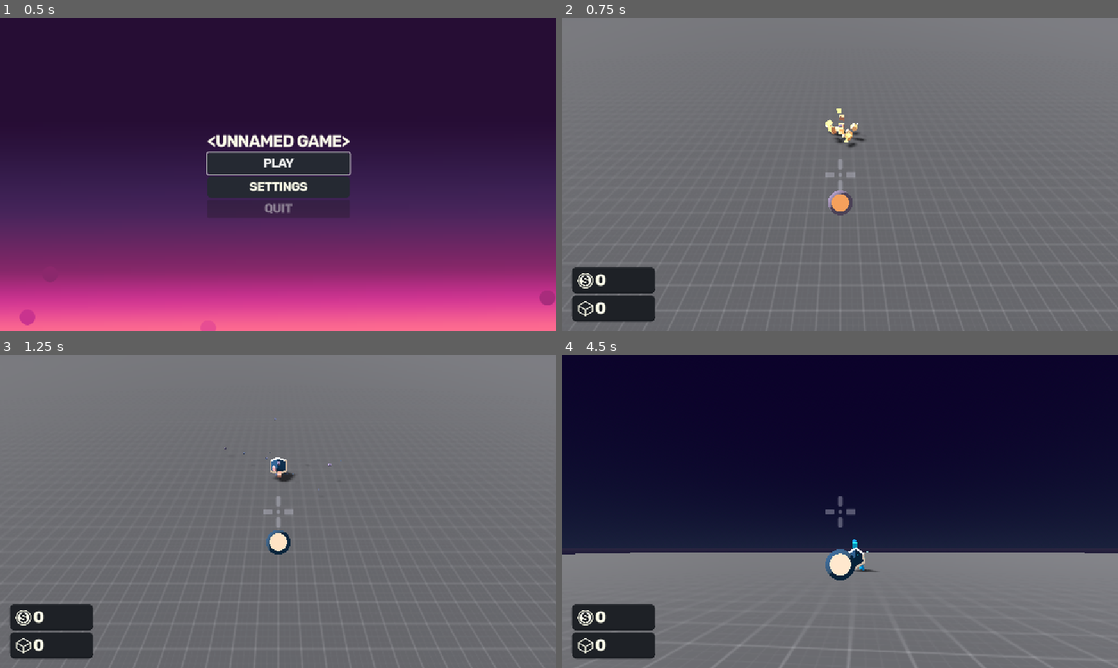
Above: before the commit, frames 1-4 (two rows, left to right).
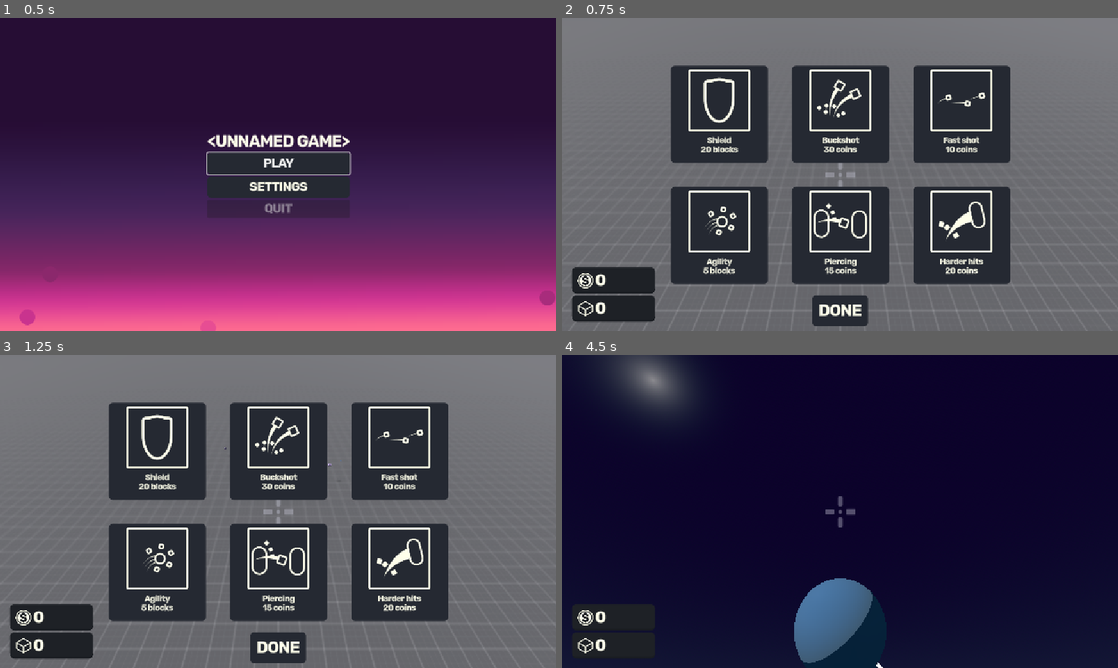
Above: after the commit, the same moments.

Repository: cookie1170/pirate-software-jam
Game: Godot game, scene res://common/scenes/game.tscn
Two runs of this game, one before a commit and one after it. Both use one fixed random seed, a clock stepped at 60 frames per second and the inputs below. The engine's default icon, where the game draws it, is replaced by a stand-in: a white triangle on a blue panel in a dark square.
Inputs (mouse positions are in pixels of both pictures, inside the frame that each line leads up to):
- Up to frame 1 (0.5 s): no input
- Up to frame 2 (0.75 s): click "PLAY" at 0.5 s
- Up to frame 3 (1.25 s): no input
- Up to frame 4 (4.5 s): click (840, 646) at 1.25 s, where only the run after the commit has a clickable "DONE"; tap Enter at 2 s; move the mouse to (867, 511) at 2.02 s; press the mouse at (867, 511) at 2.03 s; hold Up (ui_up) from 2.03 s (still down); tap Space (jump) at 2.27, 3.02 s; move the mouse to (812, 511) at 2.77 s; release the mouse at (812, 511) at 2.78 s; tap W (forw) at 2.85 s; move the mouse to (851, 505) at 3.52 s; tap O at 3.6 s; move the mouse to (834, 517) at 4.27 s; tap U at 4.35 s

Frame 1 is identical in both runs. In frame 2, 33% of the frame differs, in the area x 19-81%, y 15-99%; in frame 3, 33%; in frame 4, 41%, in the area x 0-100%, y 0-100%.

Commit message:
nerfed harder hits

Diff:
--- a/common/upgrades/upgrade_resources/harderhits.tres
+++ b/common/upgrades/upgrade_resources/harderhits.tres
@@ -8,15 +8,15 @@
 attack_speed_change = 0.0
 bullet_amt_change = 0
 bullet_save_chance = 0.0
-damage_increase = 5
+damage_increase = 1
 move_speed_increase = 0.0
 pierce_increase = 0
 accuracy_change = 0.0
-knockback_change = 2.5
+knockback_change = 1.0
 defense = 0
 price_type = "coins"
 price = 20
 name = "Harder hits"
 icon = ExtResource("1_ylce2")
-tooltip = "Increases your damage (+5) and knockback (+2.5)"
+tooltip = "Increases your damage (+1) and knockback (+1)"
 metadata/_custom_type_script = ExtResource("1_if3ba")
--- a/common/upgrades/upgrades_menu.tscn
+++ b/common/upgrades/upgrades_menu.tscn
@@ -24,7 +24,6 @@
 
 [node name="UpgradesMenu" type="Control"]
 process_mode = 3
-visible = false
 layout_mode = 3
 anchors_preset = 15
 anchor_right = 1.0
--- a/enemies/basic_enemy/basic_enemy.gd
+++ b/enemies/basic_enemy/basic_enemy.gd
@@ -54,15 +54,17 @@
 func _get_hit(attack_hitbox : Hitbox) -> void:
 	hurt_sfx.pitch_scale = randf_range(0.75, 1.25)
 	hurt_sfx.play()
-	var hitbox_horizontal_vel := Vector2(
+	var hitbox_horizontal_vel : Vector2
+	if "horizontal_velocity" in attack_hitbox.owner:
+		hitbox_horizontal_vel = Vector2(
 		attack_hitbox.owner.linear_velocity.x,
 		attack_hitbox.owner.linear_velocity.z
 		).normalized()
-	hurt_particles.direction = Vector3(
-		hitbox_horizontal_vel.x,
-		1,
-		hitbox_horizontal_vel.y
-		)
+		hurt_particles.direction = Vector3(
+			hitbox_horizontal_vel.x,
+			1,
+			hitbox_horizontal_vel.y
+			)
 	velocity = Vector3(
 		hitbox_horizontal_vel.x * attack_hitbox.knockback,
 		5 * clampf(hitbox.knockback, 0, 1),
--- a/enemies/elite_enemy/elite_enemy.tscn
+++ b/enemies/elite_enemy/elite_enemy.tscn
@@ -128,7 +128,6 @@
 height = 3.0
 
 [node name="Enemy" instance=ExtResource("1_egh6c")]
-collision_mask = 1
 script = ExtResource("2_uf8yh")
 damage = 16
 accuracy = 2.0
--- a/enemies/fast_enemy/fast_enemy.tscn
+++ b/enemies/fast_enemy/fast_enemy.tscn
@@ -119,8 +119,10 @@
 health = 50
 contact_damage = 4
 max_speed = 12.0
+accel_sec = 0.05
 coin_amount_min = 8
 coin_amount_max = 16
+can_attack = true
 
 [node name="Mesh" parent="." index="1"]
 mesh = SubResource("CapsuleMesh_j0hds")
Not shown: 1 places in player/player.tscn that only renumber resources
